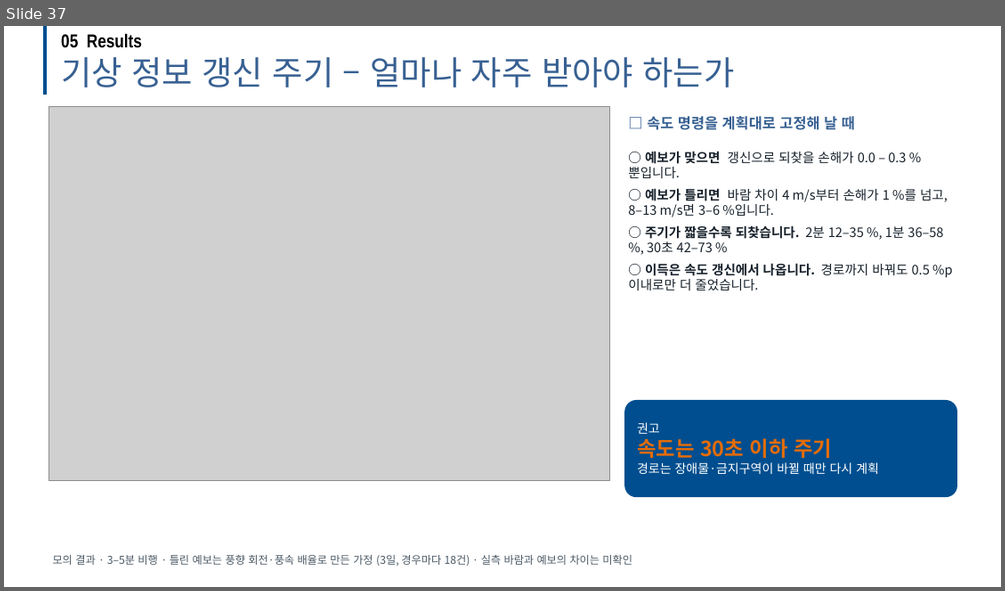
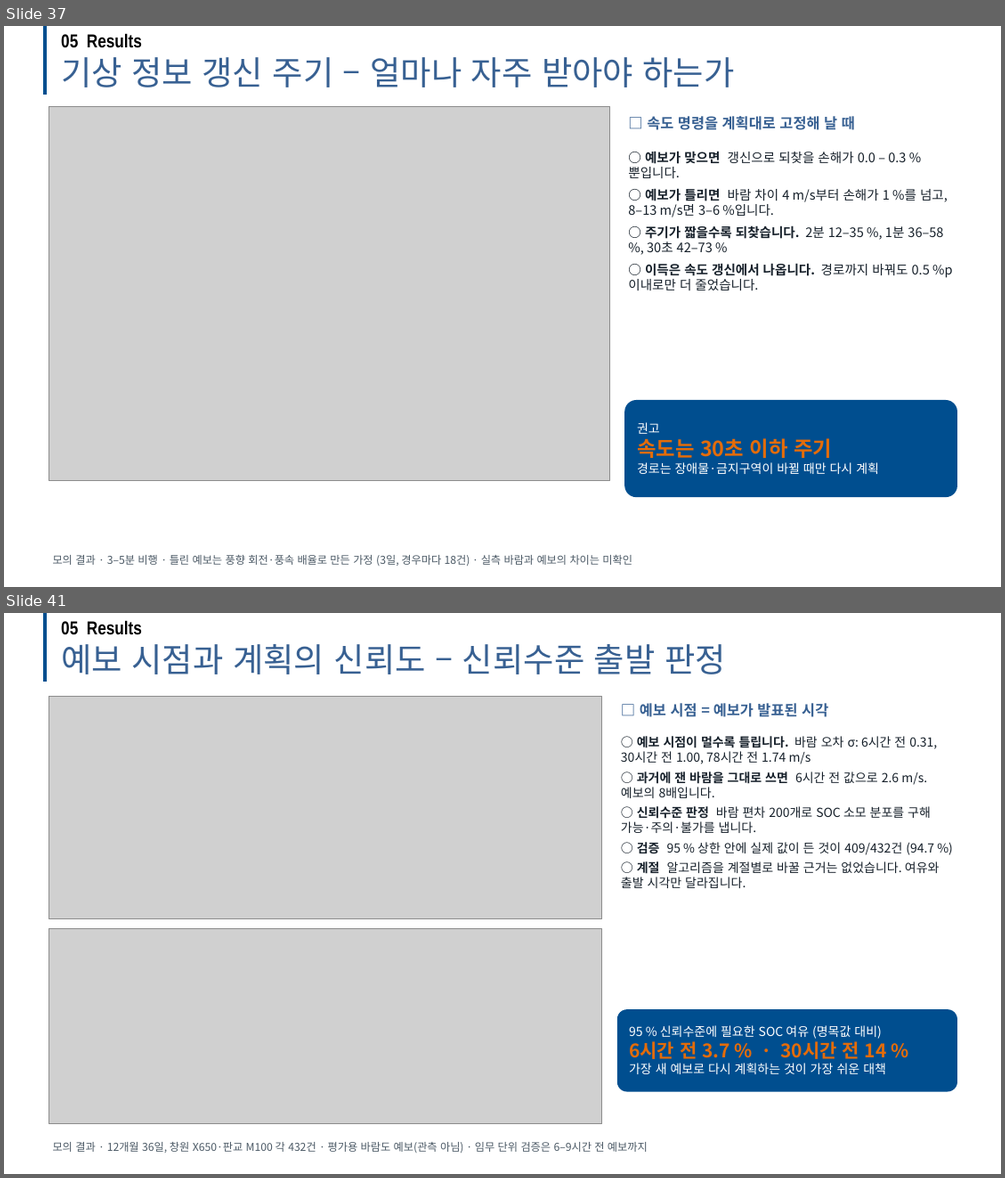
Before and after one commit to dnfl5345/Drone_path_opt, a slide deck: docs/drone_soc_academic_talk.pptx. Shown one above the other, each under a label of ours: slide 37 before the commit, slides 37 and 41 after it; the slides between them are not shown. The pictures are 1005x591 and 1005x1178 pixels, drawn with LibreOffice and Linux fonts; fonts in the diff are those of the drawing; grey boxes stand for pictures; background and template pictures are left out. Boxes give left, top, right and bottom in pixels: in the first picture for what was removed or moved away, otherwise in the second. Text is boxed around its words. In the diff, an @@ line names an element or a change of style, - is before the commit and + after.

```diff
--- a/docs/drone_soc_academic_talk.pptx
+++ b/docs/drone_soc_academic_talk.pptx
@@ slide 41 added at (4,613,1001,1174), background #FFFFFF @@
@@ line added from (44, 613) to (44, 682), #004E8F 3.5 pt @@
@@ text added at (61,620,142,635), 18 pt, text #000000, bold @@
+05 Results
@@ text added at (61,644,726,674), 32 pt, text #376092 @@
+예보 시점과 계획의 신뢰도 – 신뢰수준 출발 판정
@@ picture added at (48,697,602,919) @@
@@ text added at (639,703,828,717), 14 pt, text #376092, bold @@
+□ 예보 시점 = 예보가 발표된 시각
@@ text added at (621,736,939,888), 12 pt, text #16202A @@
+○ 예보 시점이 멀수록 틀립니다. 바람 오차 σ: 6시간 전 0.31, 30시간 전 1.00, 78시간 전 1.74 m/s
+○ 과거에 잰 바람을 그대로 쓰면 6시간 전 값으로 2.6 m/s. 예보의 8배입니다.
+○ 신뢰수준 판정 바람 편차 200개로 SOC 소모 분포를 구해 가능·주의·불가를 냅니다.
+○ 검증 95 % 상한 안에 실제 값이 든 것이 409/432건 (94.7 %)
+○ 계절 알고리즘을 계절별로 바꿀 근거는 없었습니다. 여유와 출발 시각만 달라집니다.
@@ picture added at (48,929,602,1124) @@
@@ rounded rectangle added at (617,1009,957,1092), fill #004E8F, 12 pt, text #FFFFFF @@
+95 % 신뢰수준에 필요한 SOC 여유 (명목값 대비)
+6시간 전 3.7 % · 30시간 전 14 %
+가장 새 예보로 다시 계획하는 것이 가장 쉬운 대책
@@ text added at (53,1142,647,1152), 10.5 pt, text #4C5A66 @@
+모의 결과 · 12개월 36일, 창원 X650·판교 M100 각 432건 · 평가용 바람도 예보(관측 아님) · 임무 단위 검증은 6–9시간 전 예보까지
```
Also in this commit, not shown: 3 slides changed, 4 other slides added, 4 other files.
